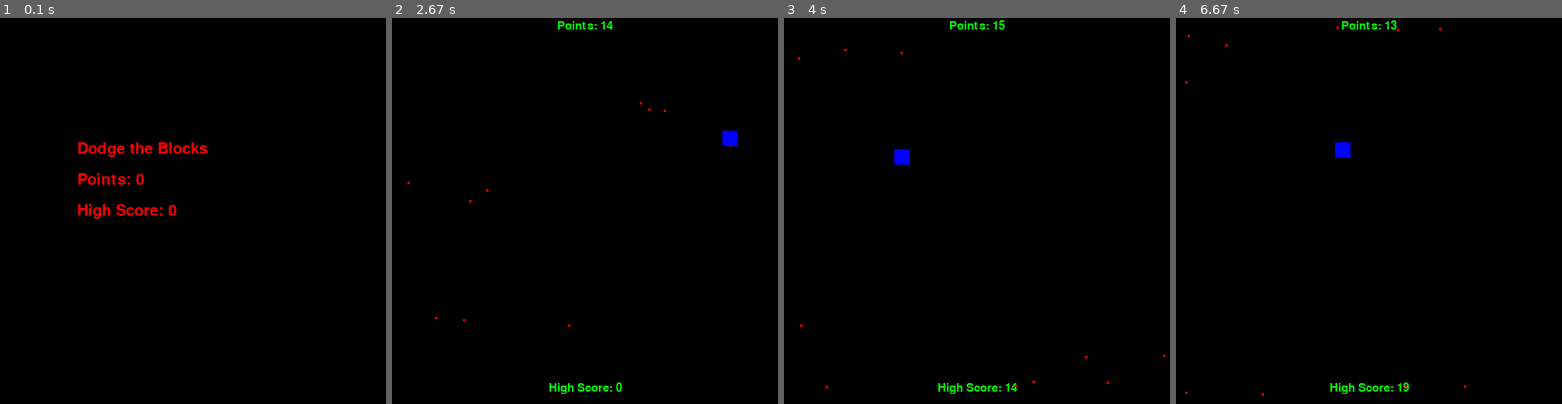
Above: before the commit, frames 1-4 (left to right).
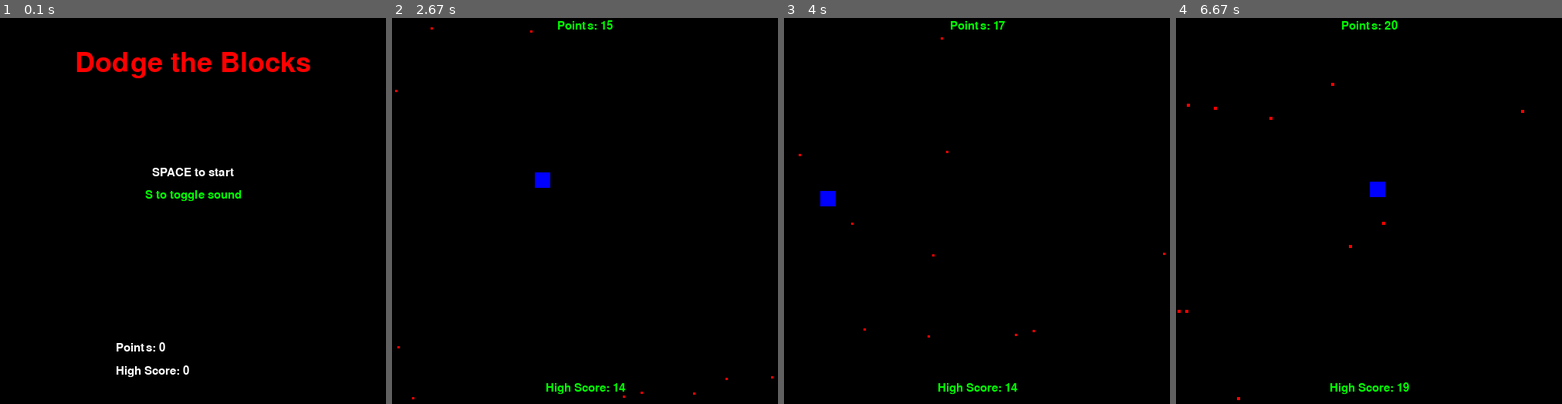
Above: after the commit, the same moments.

Repository: brianh00/pygame_blocks
Game: pygame game, started from main.py
The game is run twice, just before and just after one commit, with the same random seed, the same clock (stepped at 60 frames per second) and the same inputs.
Inputs:
- Up to frame 1 (0.1 s): no input
- Up to frame 2 (2.67 s): tap Space at 0.33, 0.73, 1.03, 1.23, 1.53, 1.73, 2.07, 2.37, 2.57 s; hold S 0.67-1.13 s; hold Right 0.67-1.13 s; hold Right 1.17-1.63 s; hold Up 1.67-1.97 s; hold Right 2-2.47 s; hold Left from 2.5 s (still down)
- Up to frame 3 (4 s): tap Space at 2.87, 3.13, 3.47, 3.77, 3.9 s; release Left at 3.03 s; hold Down 3.07-3.37 s; hold Left 3.4-3.8 s; hold Up from 3.83 s (still down)
- Up to frame 4 (6.67 s): release Up at 4.2 s; hold Right 4.23-4.87 s; tap Space at 4.3, 4.6, 4.97, 5.37, 5.67, 5.87, 6.17, 6.37 s; hold Down 4.9-5.27 s; hold Left 5.3-5.77 s; hold Right 5.8-6.27 s; hold Up 6.3-6.6 s; hold Right from 6.63 s (still down)

The runs differ from the first frame. In frame 1, 3.6% of the frame differs, in the area x 19-81%, y 8-93%; in frame 2, 0.7%; in frame 3, 0.5%; in frame 4, 0.5%.

Commit message:
Changed display screen and toggle sound added.

Diff:
--- a/game.py
+++ b/game.py
@@ -11,12 +11,13 @@
 
 class Game:
     score_font = pygame.font.Font('freesansbold.ttf', 15)
-    font = pygame.font.Font('freesansbold.ttf', 20)
+    font = pygame.font.Font('freesansbold.ttf', 36)
     crash_sound = pygame.mixer.Sound("crash.wav")
     high_score_file = 'high_score.txt'
 
-    def __init__(self, pause=False, screen_display=None):
+    def __init__(self, pause=False, screen_display=None, sound=True):
         self.running = True
+        self.sound = sound
         self.pause = pause
         self.points = 0
         self.enemy_count = 10
@@ -25,22 +26,32 @@
         self.high_score = self.get_high_score()
         self.screen = screen_display
 
-    def stop_screen(self, display_text, text_x, text_y):
-        self.screen.blit(self.font.render(display_text, True, 'red'), (text_x, text_y))
+    def display_text(self, display_text, text_x, text_y, color='red', display_font=font):
+        self.screen.blit(display_font.render(display_text, True, color), (text_x, text_y))
 
-    def display_score(self):
+    def display_text_center(self, display_text, text_x_offset, text_y, color='green', display_font=font):
+        text = display_font.render(display_text, True, color)
+        text_rect = text.get_rect(center=(SCREEN_WIDTH / 2 - text_x_offset, text_y))
+        self.screen.blit(text, text_rect)
+
+    def display_info(self):
         if self.pause:
-            self.stop_screen("Dodge the Blocks", 100, 160)
-            self.stop_screen(f"Points: {self.points}", 100, 200)
-            self.stop_screen(f"High Score: {self.high_score}", 100, 240)
+            self.display_text_center("Dodge the Blocks", 0, 60, color='red')
+            self.display_text_center("SPACE to start", 0, 200, display_font=self.score_font, color='white')
+            if self.sound:
+                color = 'green'
+            else:
+                color = 'red'
+            self.display_text_center("S to toggle sound", 0, 230, display_font=self.score_font, color=color)
+            self.display_text(f"Points: {self.points}", SCREEN_WIDTH / 2 - 100, SCREEN_HEIGHT - 80, color='white',
+                              display_font=self.score_font)
+            self.display_text(f"High Score: {self.high_score}", SCREEN_WIDTH / 2 - 100, SCREEN_HEIGHT - 50,
+                              color='white', display_font=self.score_font)
             pygame.display.update()
         else:
-            text = self.score_font.render(f"Points: {self.points}", True, 'green')
-            text_rect = text.get_rect(center=(SCREEN_WIDTH / 2, 10))
-            self.screen.blit(text, text_rect)
-            text = self.score_font.render(f"High Score: {self.high_score}", True, 'green')
-            text_rect = text.get_rect(center=(SCREEN_WIDTH / 2, SCREEN_HEIGHT - 20))
-            self.screen.blit(text, text_rect)
+            self.display_text_center(f"Points: {self.points}", 0, 10, display_font=self.score_font)
+            self.display_text_center(f"High Score: {self.high_score}", 0, SCREEN_HEIGHT - 20,
+                                     display_font=self.score_font)
 
     def get_high_score(self):
         try:
@@ -71,3 +82,6 @@
             self.high_score = self.points
             with open(self.high_score_file, 'w') as f:
                 f.write(str(self.high_score))
+
+    def toggle_sound(self):
+        self.sound = not self.sound
--- a/main.py
+++ b/main.py
@@ -1,7 +1,6 @@
 from game import *
 from player import Player
 from enemy import Enemy
-import time
 import os
 
 os.environ['SDL_VIDEO_CENTERED'] = '1'
@@ -23,15 +22,17 @@
         if pressed[pygame.K_SPACE]:
             # Restart game
             playerObj = Player(screen)
-            game = Game(pause=False, screen_display=screen)
+            game = Game(pause=False, screen_display=screen, sound=game.sound)
 
     for event in pygame.event.get():
         if event.type == pygame.QUIT:
             game.running = False
+        if event.type == pygame.KEYUP and event.key == pygame.K_s:
+            game.toggle_sound()
         if event.type == pygame.KEYUP and game.pause is False:
             playerObj.check_keyup(event.key)
 
-    game.display_score()
+    game.display_info()
 
     if game.pause:
         continue
@@ -53,11 +54,10 @@
 
     # Check for collusions
     if playerObj.collide_enemies(enemy_hitboxes):
-        pygame.mixer.Sound.play(game.crash_sound)
-        pygame.mixer.music.stop()
+        if game.sound:
+            pygame.mixer.Sound.play(game.crash_sound)
+            pygame.mixer.music.stop()
         game.check_highscore()
-        time.sleep(1)
         game.pause = True
 
-
 pygame.quit()
